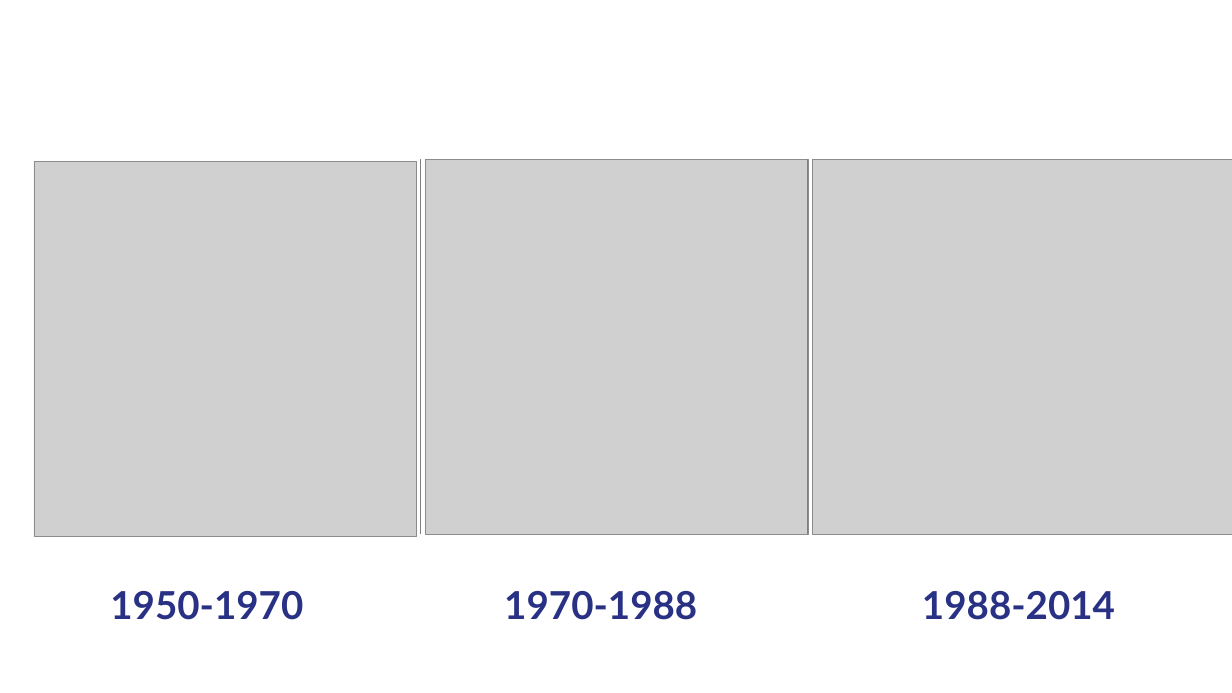
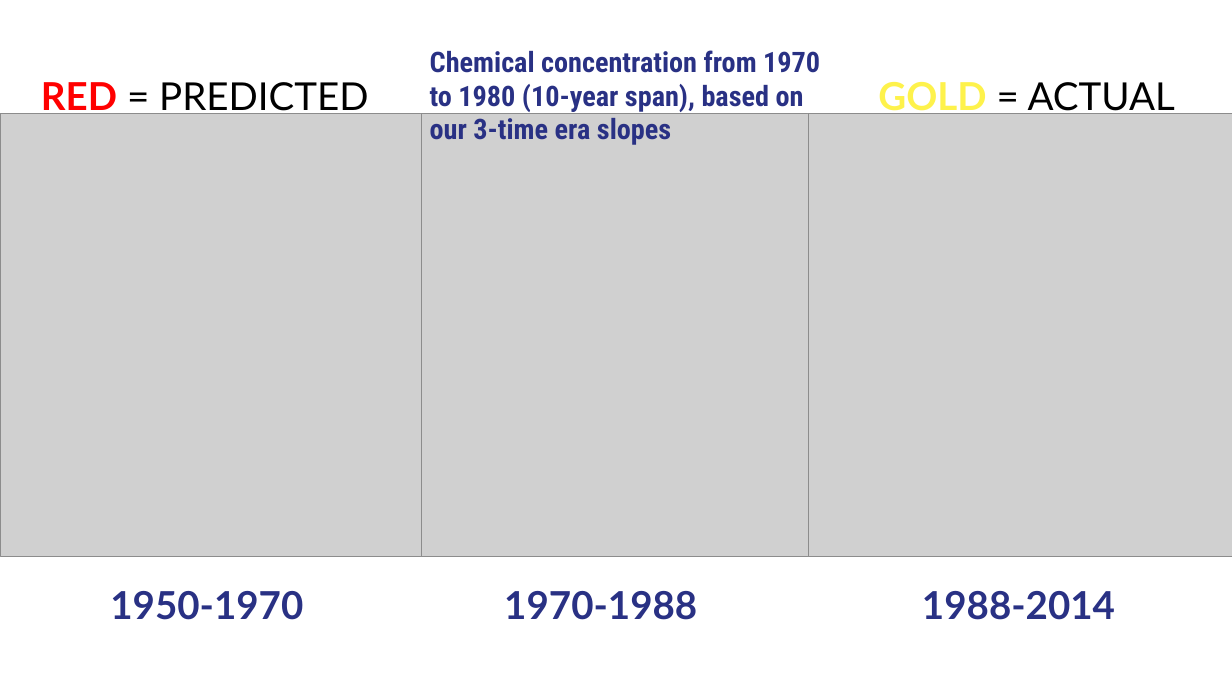
Before and after one commit to hkd8/Final-Project, a slide deck: slide 9 of FinalProject-ChengIteration2.pptx. Drawn at 1232x693 pixels with LibreOffice and Linux fonts; fonts in the diff are those of the drawing; grey boxes stand for pictures. Boxes give left, top, right and bottom in pixels: in the first picture for what was removed or moved away, otherwise in the second. Text is boxed around its words. In the diff, an @@ line names an element or a change of style, - is before the commit and + after.

```diff
--- a/FinalProject-ChengIteration2.pptx
+++ b/FinalProject-ChengIteration2.pptx
@@ text added at <box>430,50,820,145</box>, 44 pt, text #293184, bold @@
+Chemical concentration from 1970 to 1980 (10-year span), based on our 3-time era slopes
@@ text added at <box>41,82,368,117</box>, 60 pt, text #000000 @@
+RED = PREDICTED
@@ text added at <box>878,82,1175,117</box>, 60 pt, text #000000 @@
+GOLD = ACTUAL
@@ picture: place and size @@
-picture at <box>34,162,416,537</box>
+picture at <box>0,113,425,556</box>
@@ picture: place and size @@
-picture at <box>425,159,808,534</box>
+picture at <box>421,113,808,556</box>
@@ picture: place and size @@
-picture at <box>812,159,1232,534</box>
+picture at <box>808,113,1232,556</box>
@@ line removed from (421, 159) to (421, 534) @@
```
Also in this commit, not shown: 4 other slides changed, 1 slide added, 1 slide removed, 5 other files.
